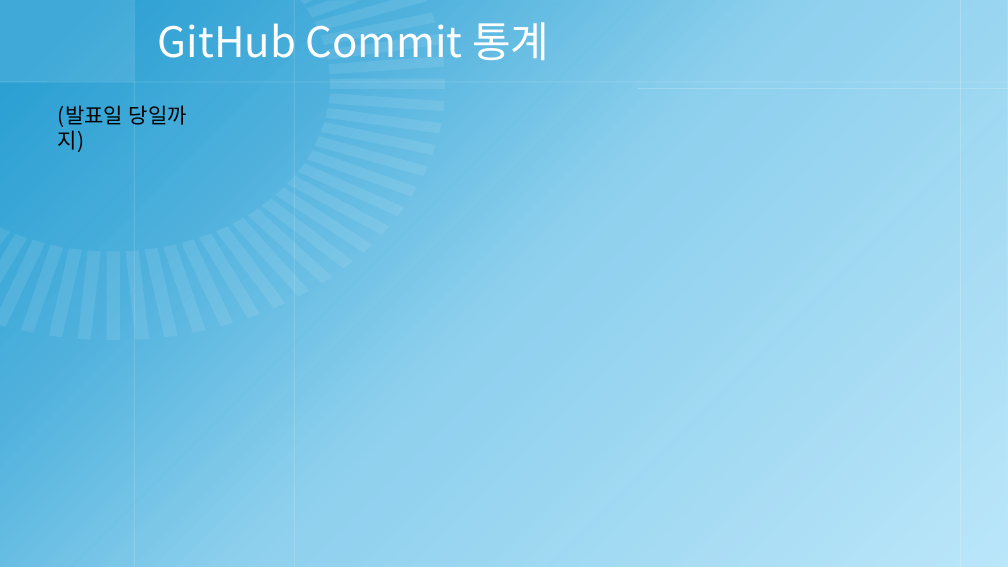
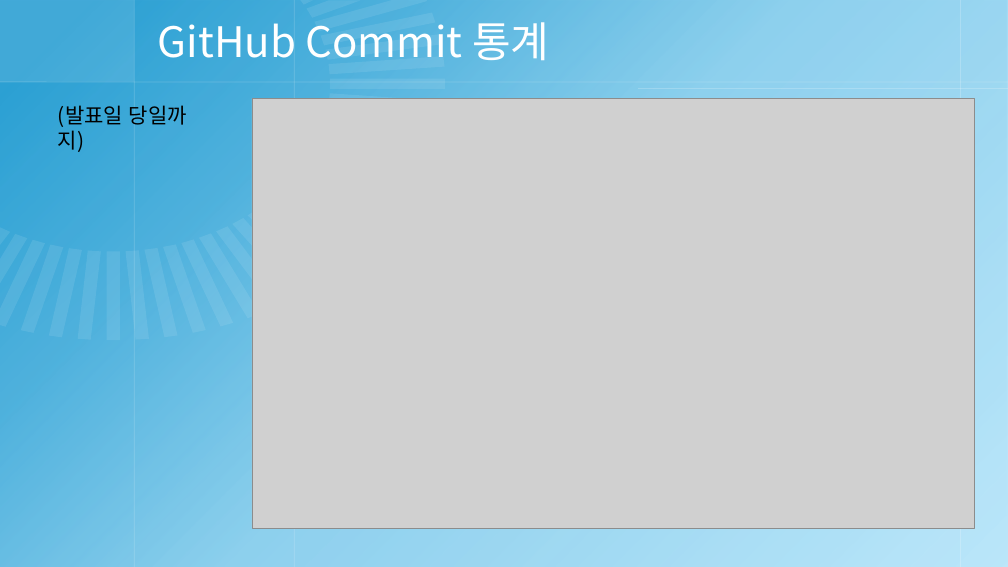
Before and after one commit to pb-wandu/2018180040_2DGP_PROJECT, a slide deck: slide 5 of 2018180040 - 2DGP 2차 발표 프레젠테이션.pptx. Drawn at 1008x567 pixels with LibreOffice and Linux fonts; fonts in the diff are those of the drawing; grey boxes stand for pictures; background and template pictures are left out. Boxes give left, top, right and bottom in pixels: in the first picture for what was removed or moved away, otherwise in the second. Text is boxed around its words. In the diff, an @@ line names an element or a change of style, - is before the commit and + after.

```diff
--- a/2018180040 - 2DGP 2차 발표 프레젠테이션.pptx
+++ b/2018180040 - 2DGP 2차 발표 프레젠테이션.pptx
@@ picture added at (252,98,974,528) @@
@@ group removed at (262,108,442,268): 8 freeform shapes @@
```
Also in this commit, not shown: 1 other slide changed, 1 other file.
